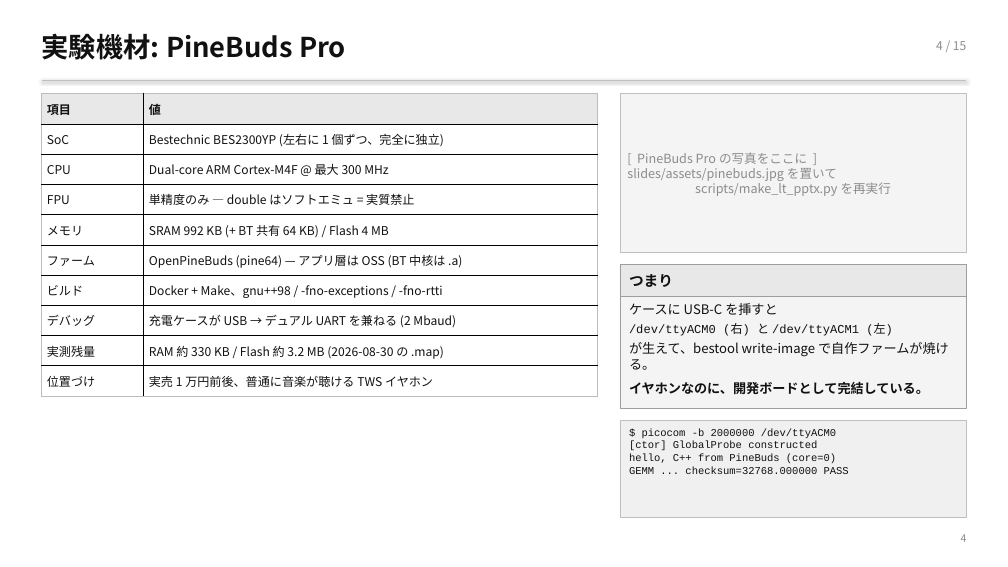
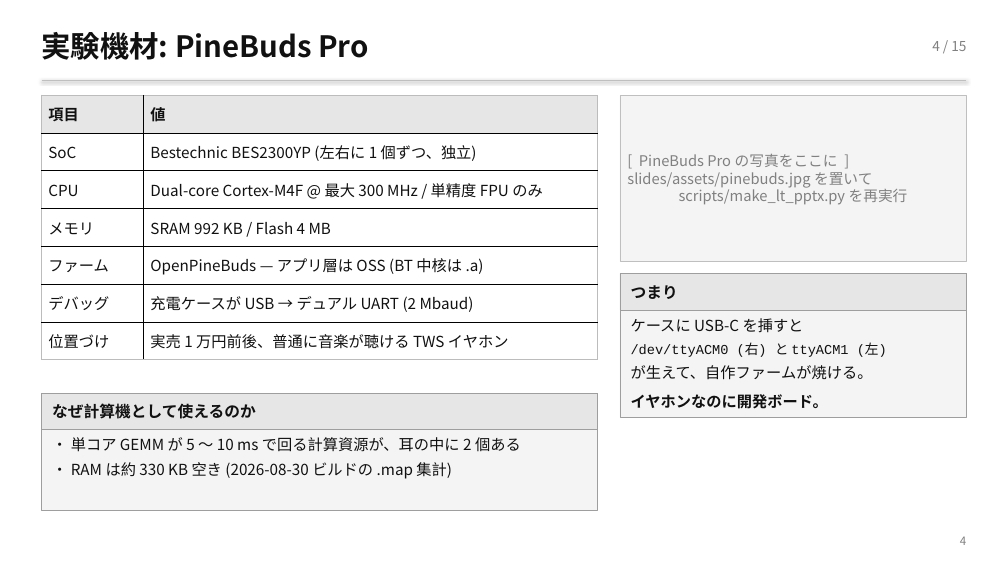
Before and after one commit to TamichiRyuto/pine-buds-cluster, a slide deck: slide 5 of slides/lt-ear-parallel.pptx. Drawn at 1008x567 pixels with LibreOffice and Linux fonts; fonts in the diff are those of the drawing. Boxes give left, top, right and bottom in pixels: in the first picture for what was removed or moved away, otherwise in the second. Text is boxed around its words. In the diff, an @@ line names an element or a change of style, - is before the commit and + after.

```diff
--- a/slides/lt-ear-parallel.pptx
+++ b/slides/lt-ear-parallel.pptx
@@ text "実験機材: PineBuds Pro" at <box>42,32,368,60</box>: size 26 to 28 pt; more space between paragraphs @@
@@ text "4 / 15" at <box>932,41,966,51</box>: size 11.5 to 13 pt, text colour #8C8C8C to #808080; more space between paragraphs @@
@@ table at <box>42,95,597,360</box> @@
-row 2: SoC | Bestechnic BES2300YP (左右に 1 個ずつ、完全に独立)
-row 3: CPU | Dual-core ARM Cortex-M4F @ 最大 300 MHz
-row 4: FPU | 単精度のみ — double はソフトエミュ = 実質禁止
-row 5: メモリ | SRAM 992 KB (+ BT 共有 64 KB) / Flash 4 MB
-row 6: ファーム | OpenPineBuds (pine64) — アプリ層は OSS (BT 中核は .a)
-row 7: ビルド | Docker + Make、gnu++98 / -fno-exceptions / -fno-rtti
-row 8: デバッグ | 充電ケースが USB → デュアル UART を兼ねる (2 Mbaud)
-row 9: 実測残量 | RAM 約 330 KB / Flash 約 3.2 MB (2026-08-30 の .map)
+row 2: SoC | Bestechnic BES2300YP (左右に 1 個ずつ、独立)
+row 3: CPU | Dual-core Cortex-M4F @ 最大 300 MHz / 単精度 FPU のみ
+row 4: メモリ | SRAM 992 KB / Flash 4 MB
+row 5: ファーム | OpenPineBuds — アプリ層は OSS (BT 中核は .a)
+row 6: デバッグ | 充電ケースが USB → デュアル UART (2 Mbaud)
@@ text "[ PineBuds Pro の写真をここに ] ..." at <box>627,154,908,205</box>: size 12 to 14 pt, text colour #8C8C8C to #808080; more space between paragraphs @@
@@ rectangle: place and size @@
-rectangle at <box>620,94,966,253</box>
+rectangle at <box>620,95,966,262</box>
@@ text "つまり": place and size @@
-text "つまり" at <box>629,274,673,287</box>
+text "つまり" at <box>631,285,678,299</box>
@@ text "つまり" at <box>631,285,678,299</box>: size 14 to 15 pt; more space between paragraphs @@
@@ rectangle: place and size @@
-rectangle at <box>620,265,966,408</box>
+rectangle at <box>620,274,966,417</box>
@@ rectangle: place and size @@
-rectangle at <box>620,265,966,296</box>
+rectangle at <box>620,274,966,310</box>
@@ rectangle at <box>620,274,966,310</box>: fill #E8E8E8 to #E6E6E6 @@
@@ text "ケースに USB-C を挿すと": place and size @@
-text "ケースに USB-C を挿すと" at <box>629,303,949,395</box>
+text "ケースに USB-C を挿すと" at <box>631,318,887,409</box>
@@ text at <box>631,318,804,333</box>: size 12.5 to 14.5 pt in "ケースに USB-C を挿すと"; more space between paragraphs @@
@@ text at <box>631,343,887,409</box>: text changed; size 12.5 to 14.5 pt @@
-/dev/ttyACM0 (右) と /dev/ttyACM1 (左)
-が生えて、bestool write-image で自作ファームが焼ける。
-イヤホンなのに、開発ボードとして完結している。
+/dev/ttyACM0 (右) と ttyACM1 (左)
+が生えて、自作ファームが焼ける。
+イヤホンなのに開発ボード。
@@ rectangle: place and size @@
-rectangle at <box>620,420,966,517</box>
+rectangle at <box>42,393,597,510</box>
@@ rectangle at <box>42,393,597,510</box>: fill #F0F0F0 to #F4F4F4; outline #BFBFBF 0.75 pt to #9E9E9E 0.75 pt @@
@@ rectangle added at <box>42,393,597,430</box>, fill #E6E6E6, outline #9E9E9E 0.75 pt @@
@@ text added at <box>52,403,256,419</box>, 15 pt, text #111111, bold @@
+なぜ計算機として使えるのか
@@ text added at <box>52,437,521,479</box>, 14.5 pt, text #111111 @@
+・ 単コア GEMM が 5 〜 10 ms で回る計算資源が、耳の中に 2 個ある
+・ RAM は約 330 KB 空き (2026-08-30 ビルドの .map 集計)
@@ text removed at <box>629,429,849,474</box> @@
-$ picocom -b 2000000 /dev/ttyACM0
-[ctor] GlobalProbe constructed
-hello, C++ from PineBuds (core=0)
-GEMM ... checksum=32768.000000 PASS
@@ text "4" at <box>960,537,966,545</box>: size 10 to 11 pt, text colour #8C8C8C to #808080; more space between paragraphs @@
```
Also in this commit, not shown: 15 other slides changed, 2 other files.
